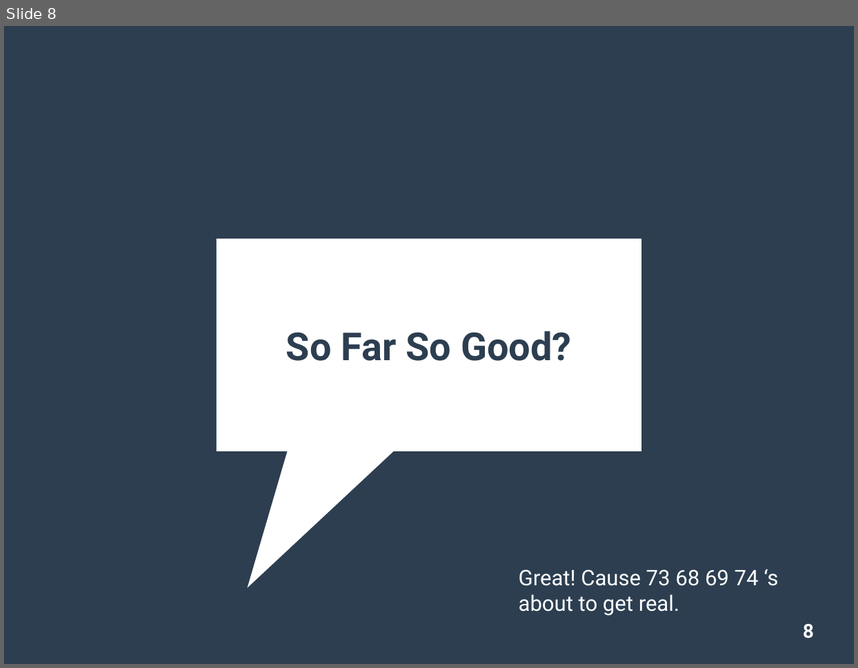
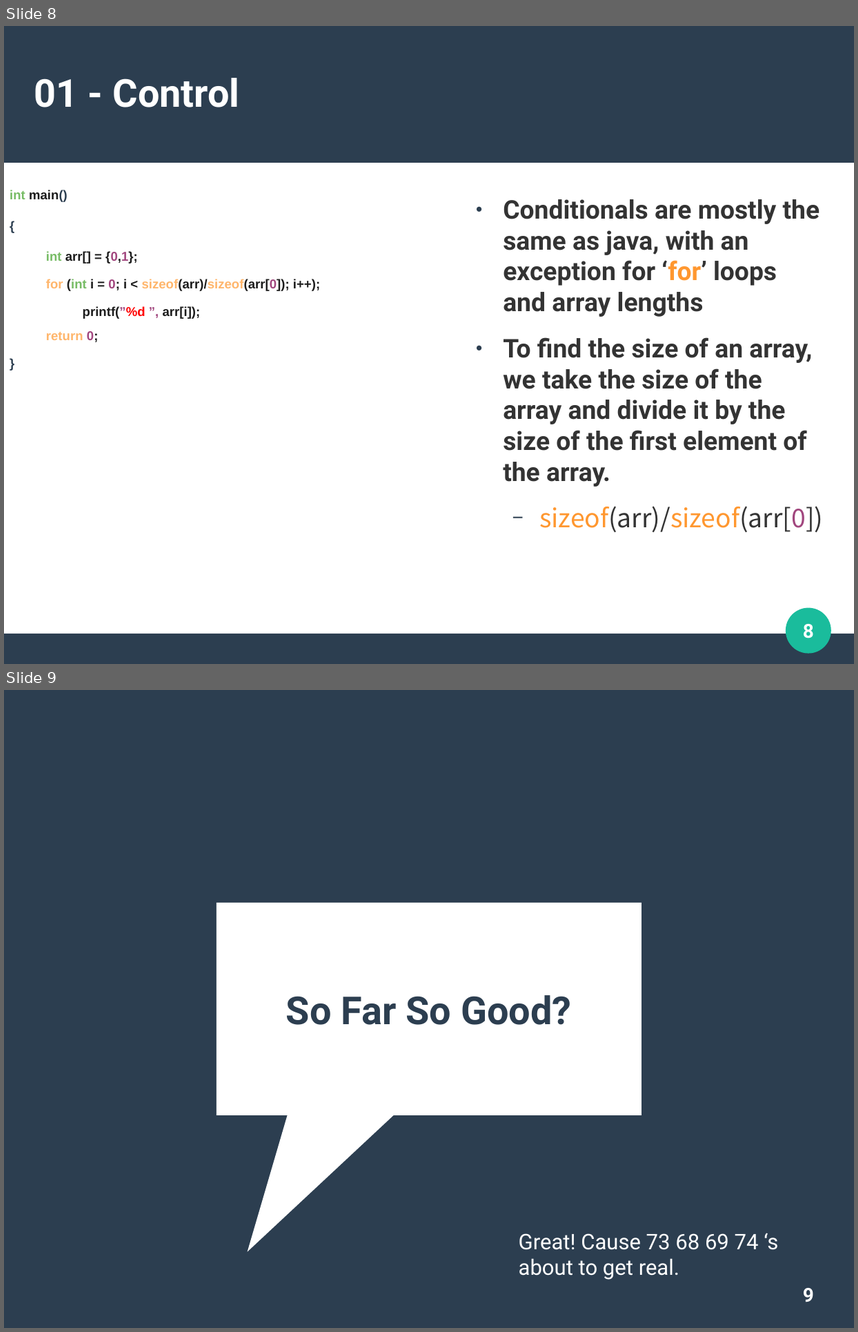
Before and after one commit to DuongTyler/CppCrashCourse, a slide deck: CPP.odp. Shown one above the other, each under a label of ours: slide 8 before the commit, slides 8 and 9 after it. The pictures are 858x668 and 858x1332 pixels, drawn with LibreOffice and Linux fonts; fonts in the diff are those of the drawing. Boxes give left, top, right and bottom in pixels: in the first picture for what was removed or moved away, otherwise in the second. Text is boxed around its words. In the diff, an @@ line names an element or a change of style, - is before the commit and + after.

```diff
--- a/CPP.odp
+++ b/CPP.odp
@@ slide 8 added at (x1=4, y1=26, x2=854, y2=664), background #FFFFFF @@
@@ rectangle added at (x1=4, y1=26, x2=854, y2=163), fill #2C3E50 @@
@@ title added at (x1=34, y1=78, x2=239, y2=107), 36 pt, text #FFFFFF, bold @@
+01 - Control
@@ text added at (x1=10, y1=190, x2=320, y2=342), 12 pt, text #1C1C1C, bold @@
+int main()
+{
+  int arr[] = {0,1};
+  for (int i = 0; i < sizeof(arr)/sizeof(arr[0]); i++);
+    printf(”%d ”, arr[i]);
+  return 0;
+}
@@ text added at (x1=503, y1=199, x2=823, y2=532), 24.1 pt, text #333333, bold @@
+● Conditionals are mostly the same as java, with an exception for ‘for’ loops and array lengths
+● To find the size of an array, we take the size of the array and divide it by the size of the first element of the array.
+  − sizeof(arr)/sizeof(arr[0])
@@ ellipse added at (x1=786, y1=608, x2=832, y2=653), fill #1ABC9C @@
@@ page number added at (x1=803, y1=624, x2=814, y2=638), 18 pt, text #FFFFFF, bold @@
+8
@@ rectangle added at (x1=4, y1=633, x2=854, y2=663), fill #2C3E50 @@
@@ what was slide 8 is now slide 9 @@
@@ page number at (x1=803, y1=1288, x2=814, y2=1301): text changed @@
-8
+9
```
Also in this commit, not shown: 9 slides changed, 2 other slides added, 1 slide removed, 2 other files.
